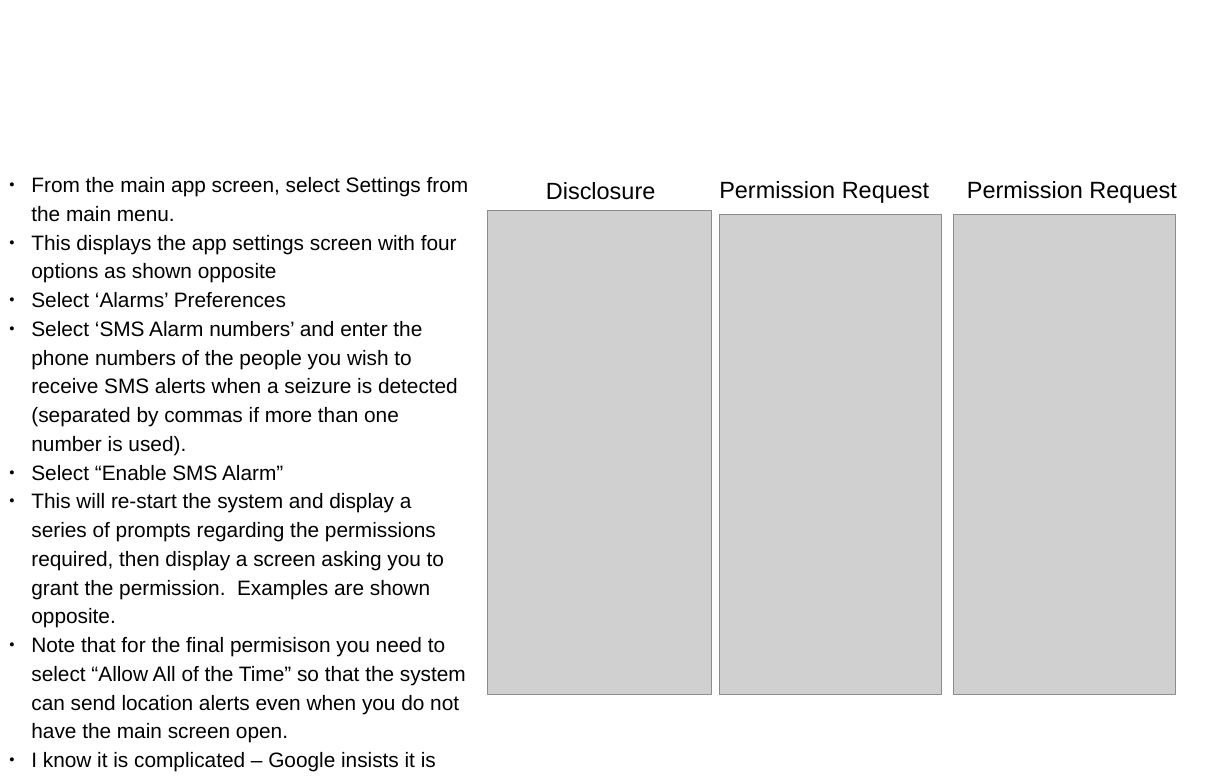
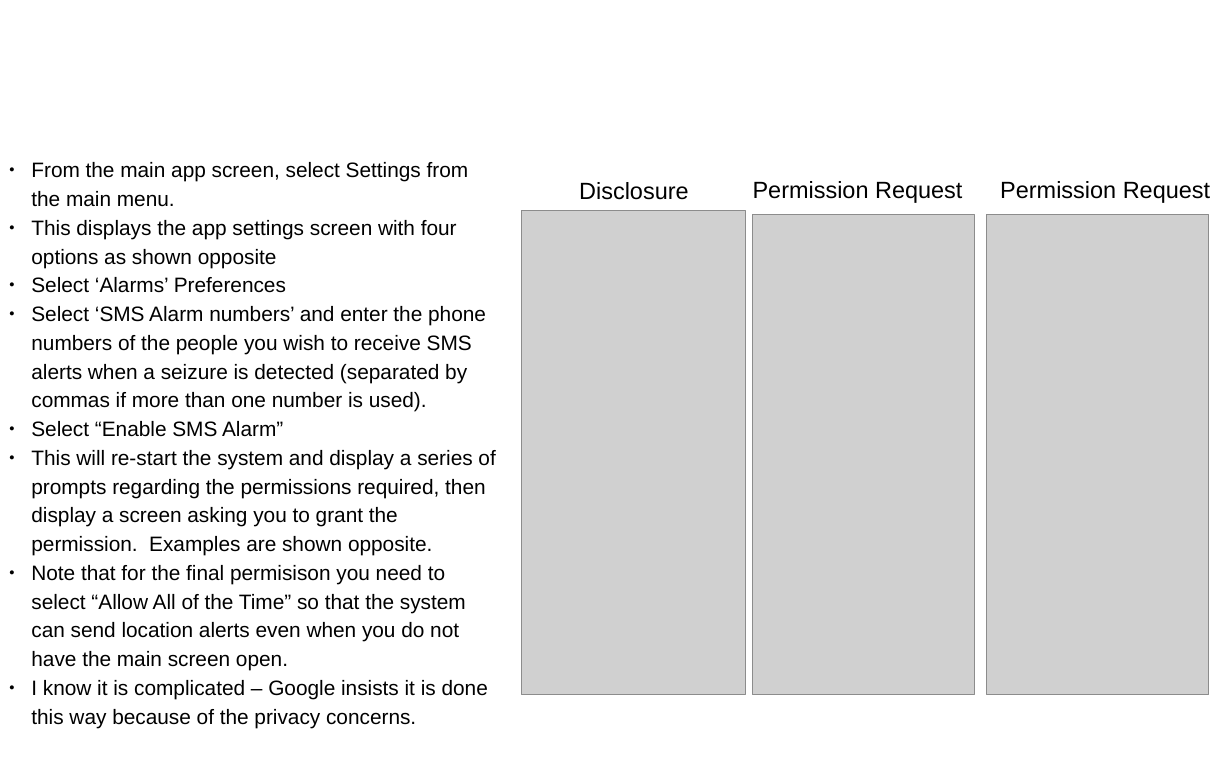
Before and after one commit to OpenSeizureDetector/Android_Pebble_SD, a slide deck: slide 21 of doc/Installation_Instructions_1C.pptx. Drawn at 1232x776 pixels with LibreOffice and Linux fonts; fonts in the diff are those of the drawing; grey boxes stand for pictures; background and template pictures are left out. Boxes give left, top, right and bottom in pixels: in the first picture for what was removed or moved away, otherwise in the second. Text is boxed around its words. In the diff, an @@ line names an element or a change of style, - is before the commit and + after.

```diff
--- a/doc/Installation_Instructions_1C.pptx
+++ b/doc/Installation_Instructions_1C.pptx
@@ text "From the main app screen, ..." rewrapped from (x1=31, y1=177, x2=469, y2=772) to (x1=31, y1=162, x2=495, y2=728) @@
@@ 3 pictures, 3 texts moved together from (x1=488, y1=181, x2=1176, y2=695) to (x1=521, y1=181, x2=1210, y2=695) @@
```
Also in this commit, not shown: 14 other slides changed, 2 slides added.
